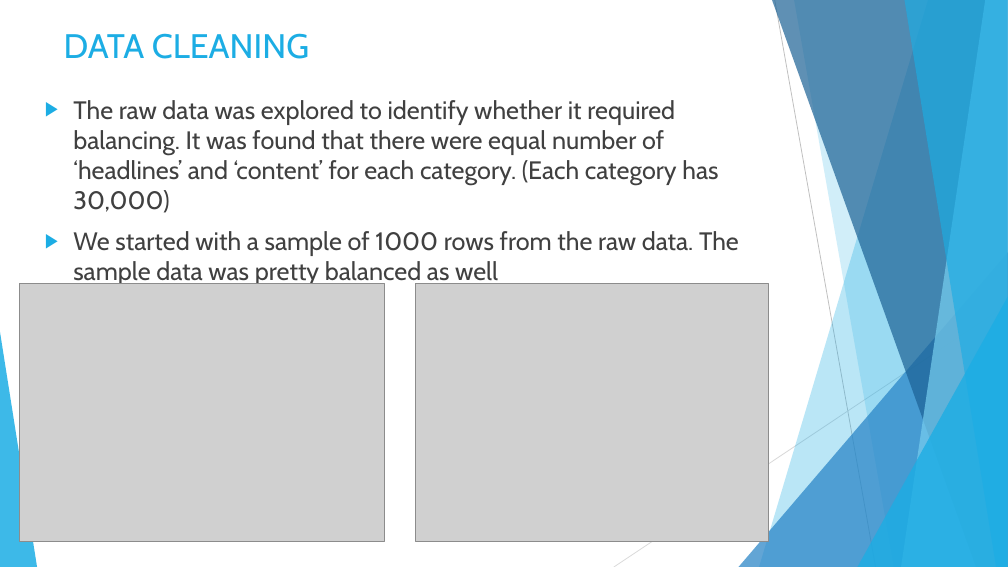
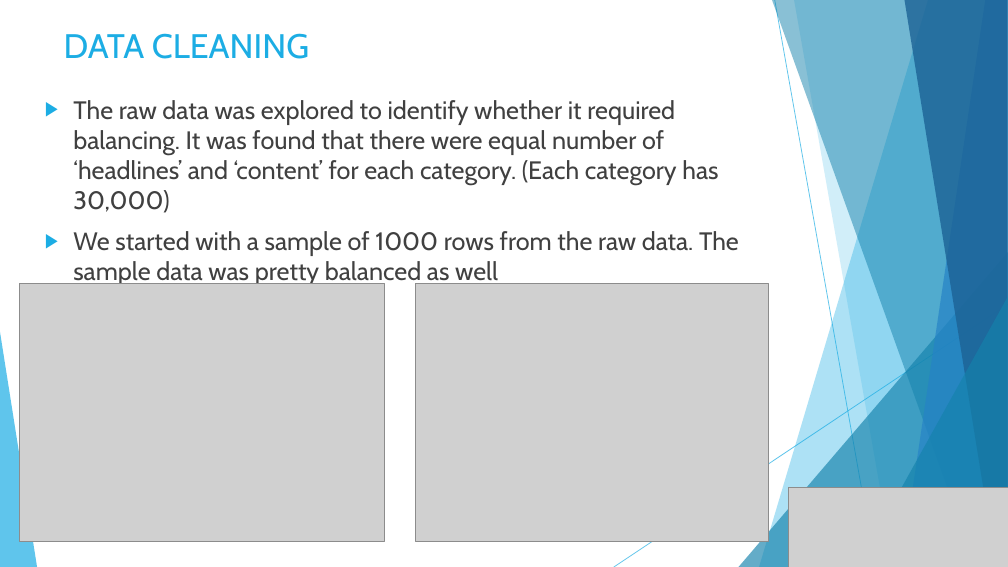
Before and after one commit to DataKnightsAI/Text-Classification-for-News-Summaries, a slide deck: slide 5 of CSML-1010-Group 20.pptx. Drawn at 1008x567 pixels with LibreOffice and Linux fonts; fonts in the diff are those of the drawing; grey boxes stand for pictures. Boxes give left, top, right and bottom in pixels: in the first picture for what was removed or moved away, otherwise in the second. Text is boxed around its words. In the diff, an @@ line names an element or a change of style, - is before the commit and + after.

```diff
--- a/CSML-1010-Group 20.pptx
+++ b/CSML-1010-Group 20.pptx
@@ freeform shape at [759,0,1008,567]: fill #1CADE4 at 30% opacity to #1CADE4 at 36% opacity @@
@@ freeform shape at [772,0,1008,567]: fill #1D6294 at 70% opacity to #1482AC at 50% opacity @@
@@ line (775, 0) - (876, 567): stroke #BFBFBF 0.75 pt to #1CADE4 0.75 pt @@
@@ freeform shape at [901,0,1008,567]: fill #77CEEF at 70% opacity to #2683C6 at 70% opacity @@
@@ freeform shape at [904,0,1008,567]: fill #1CADE4 at 65% opacity to #1D6294 at 80% opacity @@
@@ triangle at [739,252,1008,567]: fill #2683C6 at 72% opacity to #1482AC at 66% opacity @@
@@ triangle at [858,297,1008,567]: fill #1CADE4 at 80% opacity to #1482AC at 66% opacity @@
@@ line (1008, 305) - (614, 567): stroke #D9D9D9 0.75 pt to #1CADE4 0.75 pt @@
@@ triangle at [0,332,37,567]: fill #1CADE4 at 85% opacity to #1CADE4 at 70% opacity @@
@@ picture added at [789,488,1008,567] @@
```
Also in this commit, not shown: 10 other slides changed, 4 other files.
